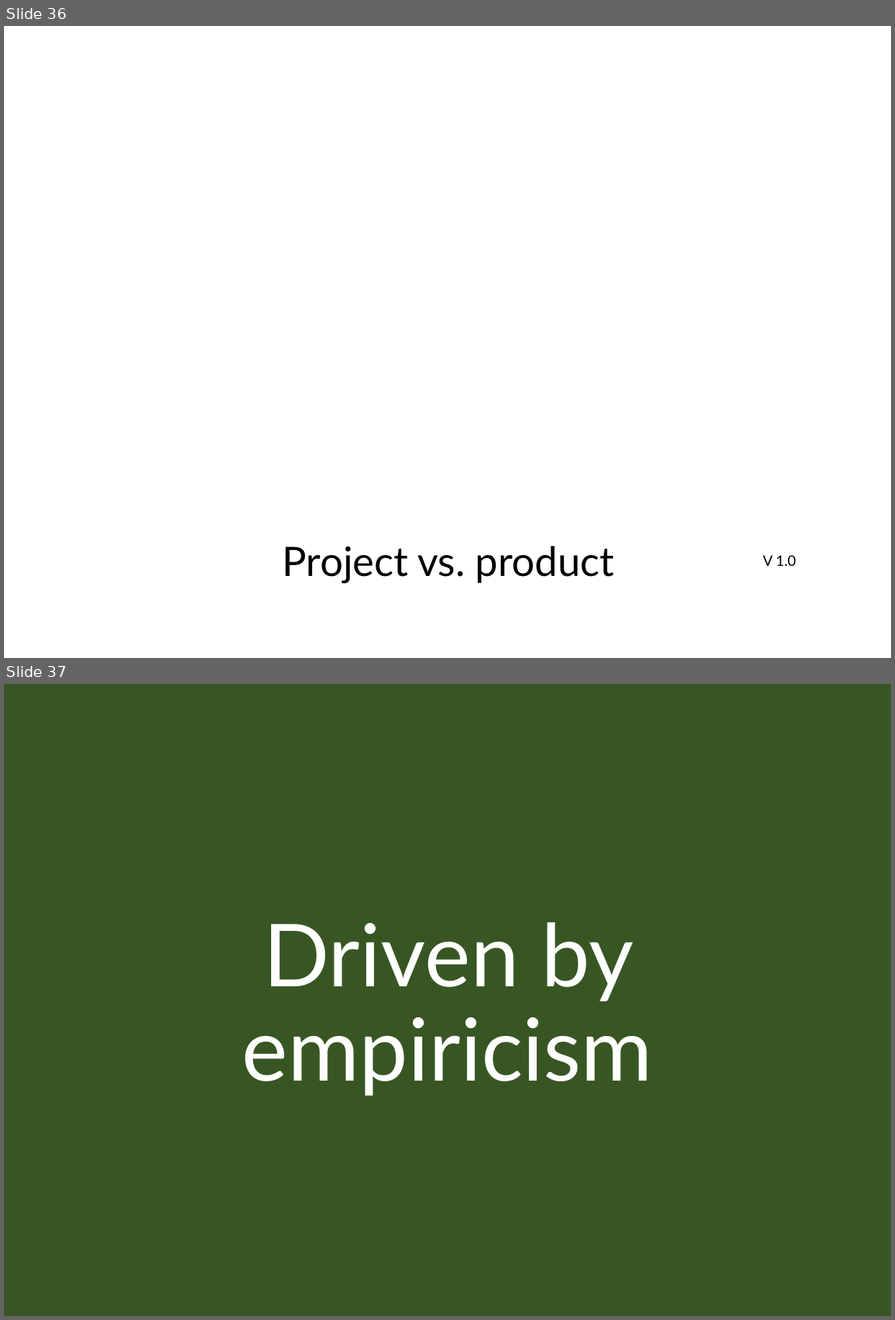
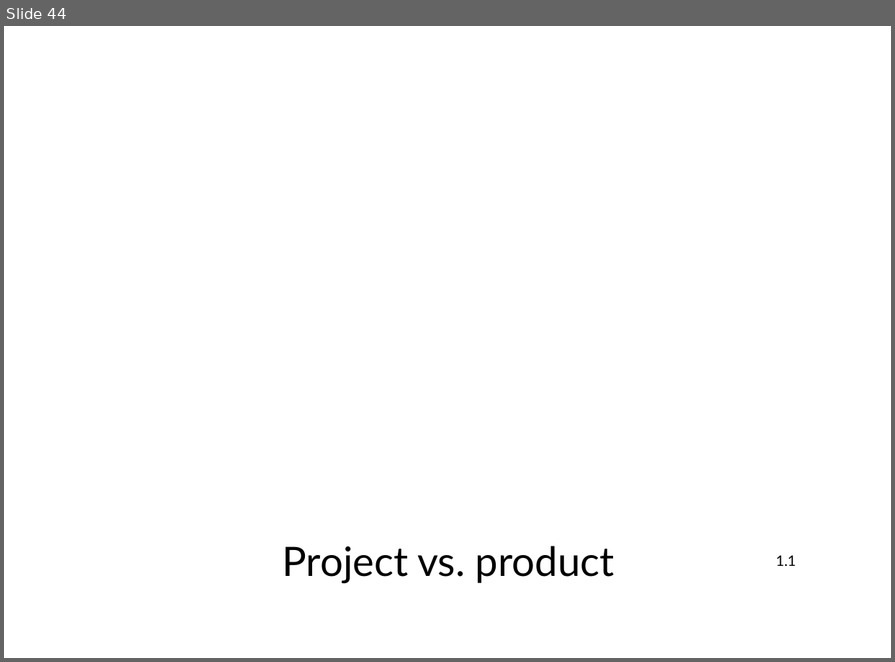
Before and after one commit to ScrumFacilitators/Project-vs-product, a slide deck: Project vs. Product A5.pptx. Shown one above the other, each under a label of ours: slides 36 and 37 before the commit, slide 44 after it. The pictures are 895x1320 and 895x662 pixels, drawn with LibreOffice and Linux fonts; fonts in the diff are those of the drawing; background and template pictures are left out. Boxes give left, top, right and bottom in pixels: in the first picture for what was removed or moved away, otherwise in the second. Text is boxed around its words. In the diff, an @@ line names an element or a change of style, - is before the commit and + after.

```diff
--- a/Project vs. Product A5.pptx
+++ b/Project vs. Product A5.pptx
@@ slide 37 removed at [4,684,891,1316], background #385723 @@
@@ text removed at [242,922,653,1096] @@
-Driven by empiricism
@@ what was slide 36 is now slide 44 @@
@@ slide 44 changed as well @@
@@ text at [776,555,796,566]: text changed @@
-V 1.0
+1.1
```
Also in this commit, not shown: 28 other slides changed, 9 slides added, 1 other file.
